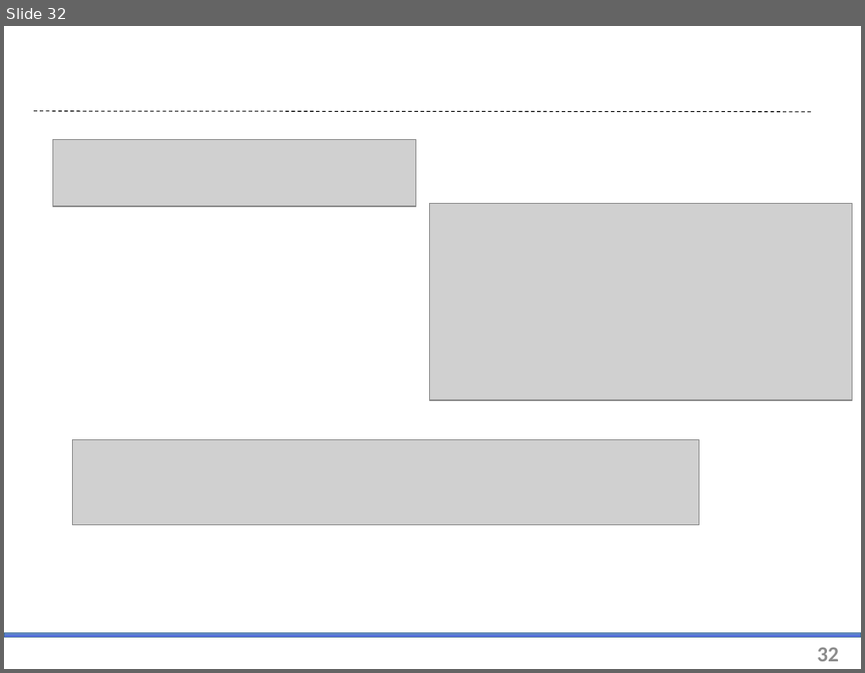
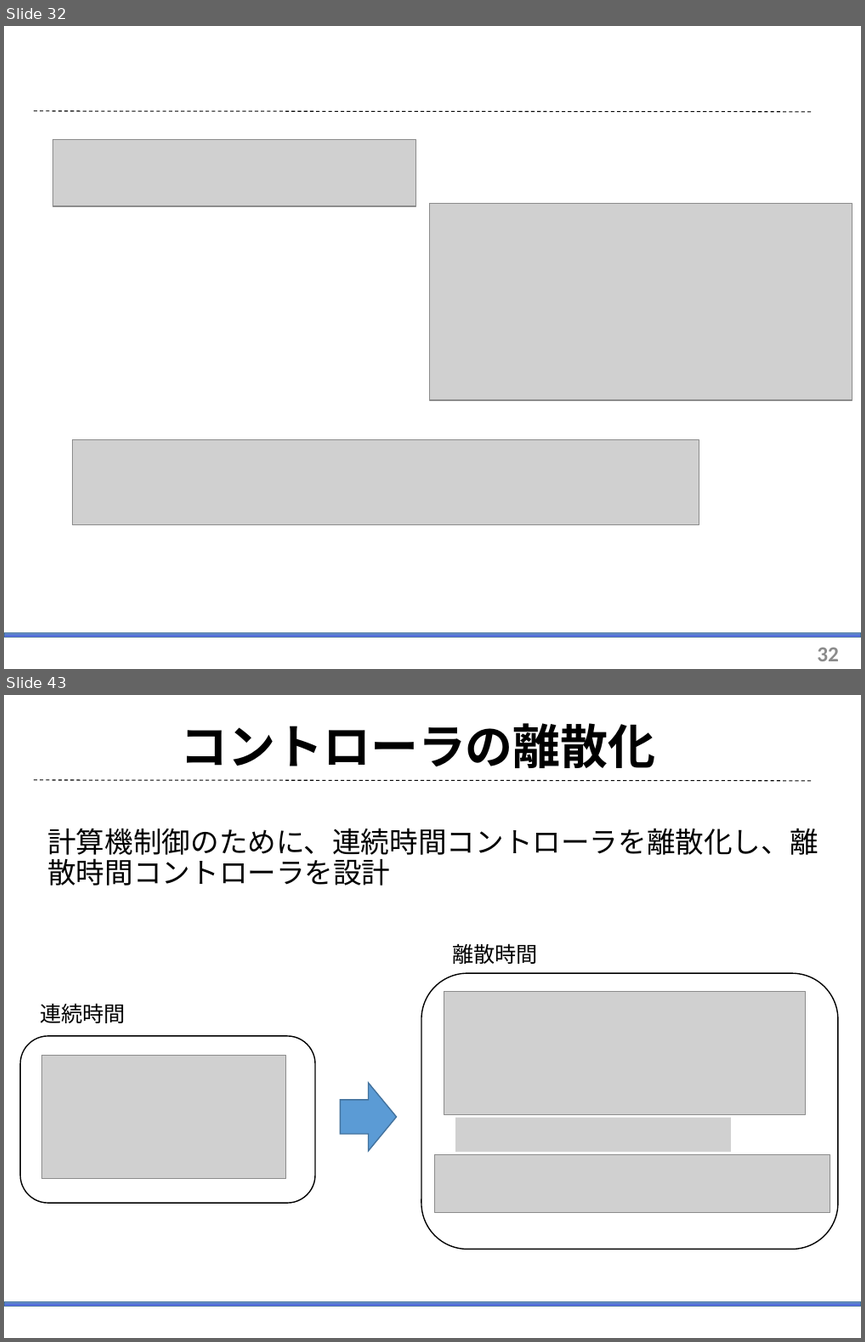
Before and after one commit to arabian9ts/Pendulum, a slide deck: presentation/pendulum_theory.pptx. Shown one above the other, each under a label of ours: slide 32 before the commit, slides 32 and 43 after it; the slides between them are not shown. The pictures are 865x673 and 865x1342 pixels, drawn with LibreOffice and Linux fonts; fonts in the diff are those of the drawing; grey boxes stand for pictures. Boxes give left, top, right and bottom in pixels: in the first picture for what was removed or moved away, otherwise in the second. Text is boxed around its words. In the diff, an @@ line names an element or a change of style, - is before the commit and + after.

```diff
--- a/presentation/pendulum_theory.pptx
+++ b/presentation/pendulum_theory.pptx
@@ slide 43 added at [4, 695, 861, 1338], background #FFFFFF; not listed: 2 template elements that a slide beside it also shows @@
@@ title added at [180, 723, 655, 768], 40 pt, text #000000, bold @@
+コントローラの離散化
@@ text added at [47, 828, 817, 885], 24 pt, text #000000 @@
+計算機制御のために、連続時間コントローラを離散化し、離散時間コントローラを設計
@@ text added at [452, 943, 538, 964], 18 pt, text #000000 @@
+離散時間
@@ rounded rectangle added at [421, 974, 838, 1249], outline #000000 1 pt @@
@@ picture added at [443, 992, 805, 1115] @@
@@ text added at [40, 1003, 126, 1023], 18 pt, text #000000 @@
+連続時間
@@ rounded rectangle added at [20, 1036, 315, 1203], outline #000000 1 pt @@
@@ picture added at [41, 1055, 285, 1179] @@
@@ right arrow added at [340, 1083, 397, 1151], fill #5B9BD5, outline #43739E 1 pt @@
@@ picture added at [455, 1117, 731, 1151] @@
@@ picture added at [435, 1154, 830, 1213] @@
```
Also in this commit, not shown: 12 other slides added.
